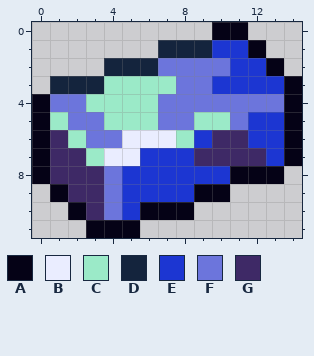
Pixel-art sprite -- Items/Materials/SeleniteBar.png. The picture above is the old version.
The file is 30x24 pixels, drawn in blocks of 2x2; one block is one cell here.
Palette (. is transparent): A #050216  B #eaedff  C #9beac8  D #14243d  E #1c36d2  F #6c75dc  G #3e2966
Pixels before, first column x 0:
 0 ..........AA...
 1 .......DDDEEA..
 2 ....DDDFFFFEEA.
 3 .DDDCCCCFFEEEEA
 4 AFFCCCCFFFFFFFA
 5 ACFFCCCFFCCFEEA
 6 AGCFFBBBCEGGEEA
 7 AGGCBBEEEGGGGEA
 8 AGGGFEEEEEEAAA.
 9 .AGGFEEEEAA....
10 ..AGFEAAA......
11 ...AAA.........
The same view after the edit:
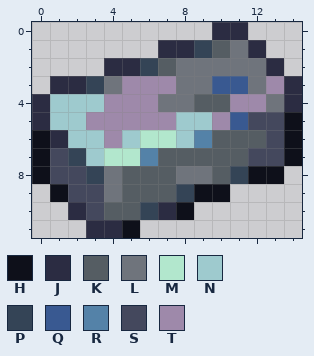
Colours new in this view: H #0e101a  J #2b2c42  K #555d63  L #6f747c  M #b2e7cd  N #9ecace  P #344456  Q #395991  R #5482a8  S #44485d  T #9e89aa
Difference:
Changed rows in their new state; - is an unchanged pixel.
first column x 0:
 0 ----------JJ---
 1 -------JJPKLJ--
 2 ----JJPKLLLLLJ-
 3 -JJPLTTTLLQQLTJ
 4 JNNNTTTLLKKTTLJ
 5 JNNTTTTTNNTQSSH
 6 HJNNTNMMNRKKKSH
 7 HSPNMMRKKKKKSSH
 8 HSSPLKKKLLKPHH-
 9 -HSSLKKKPHH----
10 --JSKKPJH------
11 ---JJH---------
